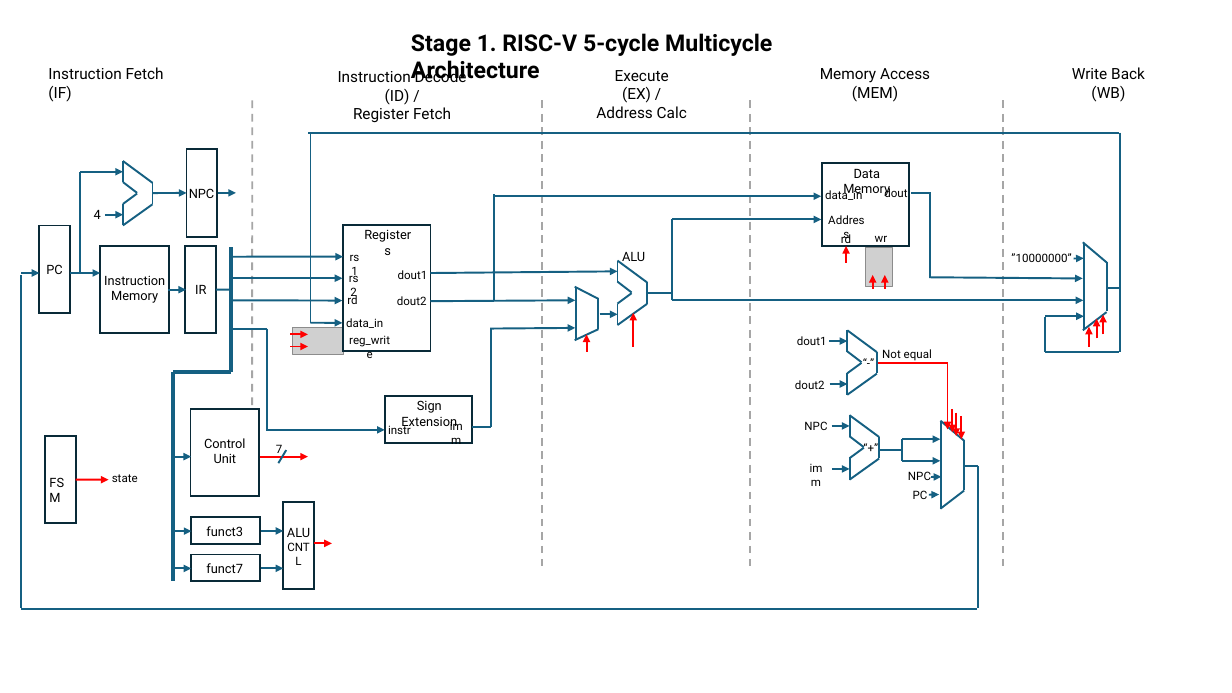
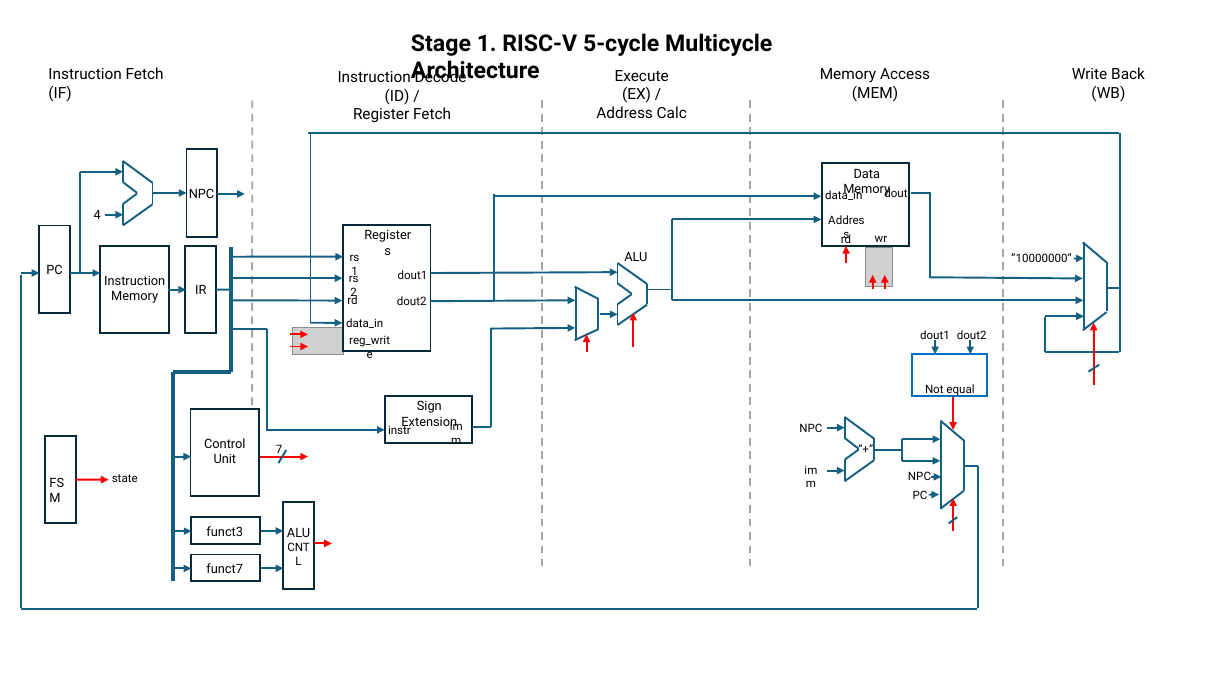
Before and after one commit to GeorgeYork/ece485_final_cadet_stage1, a slide deck: slide 1 of RISCVstage1.pptx. Drawn at 1232x693 pixels with LibreOffice and Linux fonts; fonts in the diff are those of the drawing; grey boxes stand for pictures. Boxes give left, top, right and bottom in pixels: in the first picture for what was removed or moved away, otherwise in the second. Text is boxed around its words. In the diff, an @@ line names an element or a change of style, - is before the commit and + after.

```diff
--- a/RISCVstage1.pptx
+++ b/RISCVstage1.pptx
@@ arrow moved from (218, 193) - (236, 193) to (217, 194) - (245, 194) @@
@@ text "ALU" rewrapped from (622,252,645,265) to (624,252,647,261) @@
@@ line moved from (646, 293) - (672, 293) to (647, 289) - (673, 289) @@
@@ text "dout1": place and size @@
-text "dout1" at (797,336,827,345)
+text "dout1" at (920,330,950,342)
@@ text "dout2": place and size @@
-text "dout2" at (795,380,825,389)
+text "dout2" at (957,330,987,342)
@@ arrow moved from (1090, 347) - (1090, 327) to (1094, 385) - (1094, 323) @@
@@ arrow removed from (1097, 338) to (1097, 319) @@
@@ arrow removed from (1104, 335) to (1104, 315) @@
@@ group removed at (848,331,877,395): 4 lines @@
@@ text removed at (852,351,885,374) @@
-“-”
@@ rectangle added at (912,354,987,396), outline #0070C0 1.5 pt @@
@@ arrow moved from (830, 341) - (848, 341) to (935, 340) - (935, 354) @@
@@ line moved from (877, 352) - (877, 373) to (970, 340) - (970, 354) @@
@@ line (970, 340) - (970, 354): line to arrow @@
@@ arrow removed from (830, 384) to (848, 384) @@
@@ line removed from (878, 363) to (948, 363) @@
@@ text "Not equal": place and size @@
-text "Not equal" at (882,349,932,361)
+text "Not equal" at (925,384,974,396)
@@ line moved from (848, 351) - (861, 362) to (1100, 365) - (1089, 372) @@
@@ line moved from (849, 436) - (864, 447) to (845, 417) - (845, 438) @@
@@ line removed from (849, 415) to (849, 437) @@
@@ arrow moved from (947, 364) - (947, 430) to (953, 397) - (953, 430) @@
@@ arrow removed from (953, 409) to (953, 433) @@
@@ arrow removed from (957, 413) to (957, 436) @@
@@ 5 lines, 3 texts, 2 arrows: place and size @@
-5 lines, 3 texts, 2 arrows at (796,415,888,480)
+5 lines, 3 texts, 2 arrows at (790,417,884,482)
@@ line moved from (848, 373) - (861, 363) to (845, 438) - (859, 449) @@
@@ line moved from (879, 450) - (903, 450) to (875, 450) - (903, 450) @@
@@ arrow moved from (961, 416) - (961, 439) to (954, 531) - (954, 498) @@
@@ line added from (958, 518) to (949, 523), #156082 1.5 pt @@
```
Also in this commit, not shown: 10 other files.
